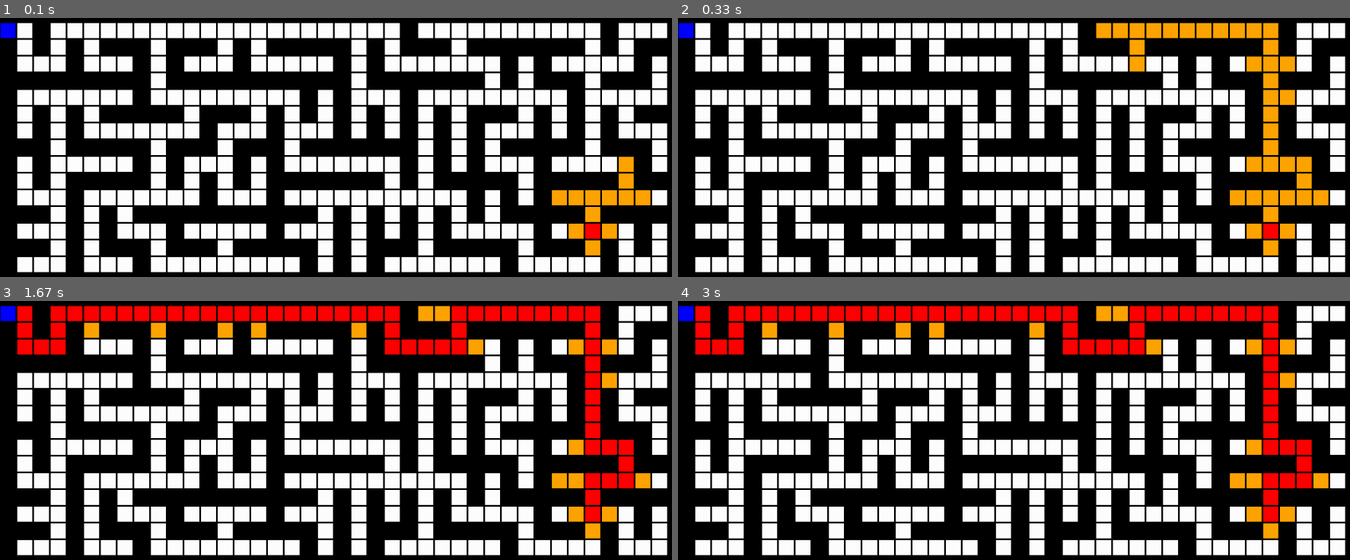
Above: before the commit, frames 1-4 (two rows, left to right).
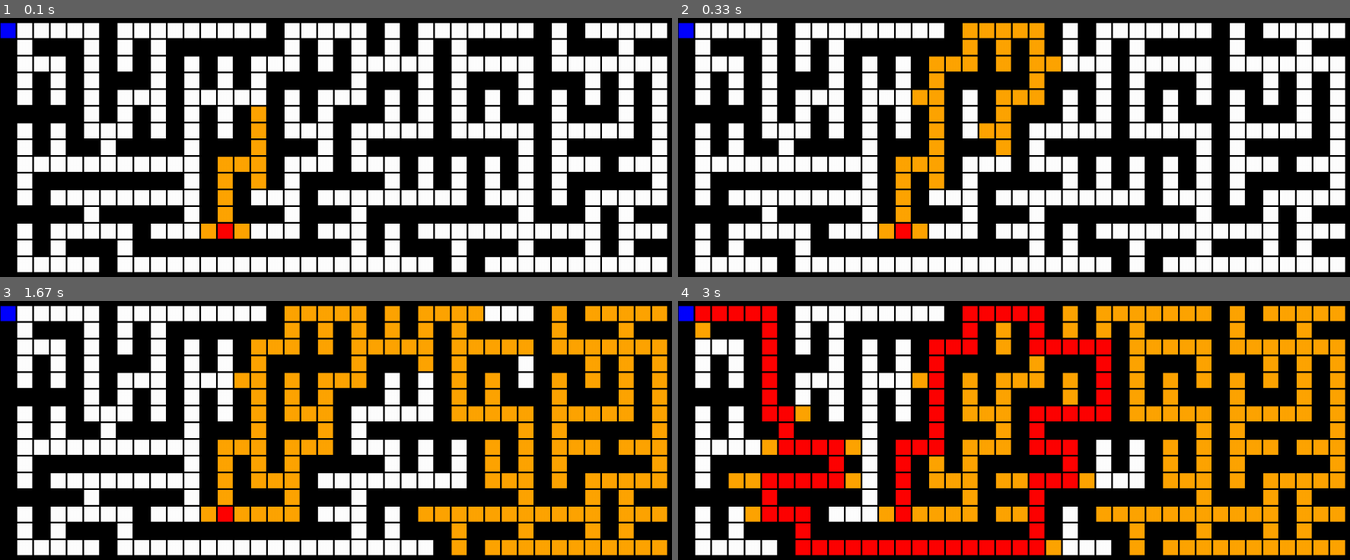
Above: after the commit, the same moments.

Repository: ndnghia24/introAI-lab1-pathsearching
Game: pygame game, started from pygame_maze.py
The game is run twice, just before and just after one commit, with the same random seed, the same clock (stepped at 60 frames per second) and the same inputs.
Inputs:
- Up to frame 1 (0.1 s): no input
- Up to frame 2 (0.33 s): no input
- Up to frame 3 (1.67 s): no input
- Up to frame 4 (3 s): no input

The runs differ from the first frame. In frame 1, 23% of the frame differs, in the area x 2-100%, y 1-99%; in frame 2, 29%; in frame 3, 40%; in frame 4, 46%.

Commit message:
change input5.txt

Diff:
--- a/input/level_1/input5.txt
+++ b/input/level_1/input5.txt
@@ -1,18 +1,18 @@
 0
 xxxxxxxxxxxxxxxxxxxxxxxxxxxxxxxxxxxxxxxxx
 G     x         x     x x       x x     x
-x xxx x x xxxxx x x x x xxx xxxxx xxx xxx
+x xxx x x xxxxxxx x x x x x xxxxx xxx xxx
 x   x x x x x x   x x     x     x       x
 x x x xxx x x x xxxxx xxx x xxx xxx x x x
-x x x x   x     x x   x x   x x x x x x x
+x x x x   x     x x   x x x x x x x x x x
 xxxxx x x x x x x x xxx x x x xxx xxx x x
-x x x   x x x x x   x     x   x x     x x
-x x xxxxxxx xxx xxx x xxxxxxxxx x xxxxx x
+x x x   x x x x x   x     x     x     x x
+x x xx xxxx xxx xxx x xxxxxxxxx x xxxxx x
 x           x   x   x   x x x x x   x   x
-x xxxxxxxsx xxx x xxxxx x x x x x xxxxx x
-x x         x x   x         x   x x x   x
-xxxxx xxxxx x xxx xxx xxx xxxxx xxx x xxx
-x x     x         x   x x           x   x
-x x xxxxxxxxxxxxxxxxx x xxx xxx xxx x xxx
-x     x    S              x x     x     x
+x xxxxxxxsx x x x xxxxx x x x x x xxxxx x
+x x         x x   x         x   x x     x
+xxxxx xxxxx x xxx xxx xxxxxxxxx xxx x xxx
+x x     x    S    x   x x           x   x
+x x xxx xxxxxxxxxxxxx x xxx xxx xxx x xxx
+x     x                   x x           x
 xxxxxxxxxxxxxxxxxxxxxxxxxxxxxxxxxxxxxxxxx
--- a/pygame_maze.py
+++ b/pygame_maze.py
@@ -156,7 +156,7 @@
 if __name__ == "__main__":
     parser = argparse.ArgumentParser(description='Maze Solver')
     parser.add_argument('--maze', type=str,
-                        default='input\level_1\input1.txt',
+                        default='input\level_1\input5.txt',
                         help='Path to the maze file')
     parser.add_argument('--algorithm', type=str,
                         default='dfs',
